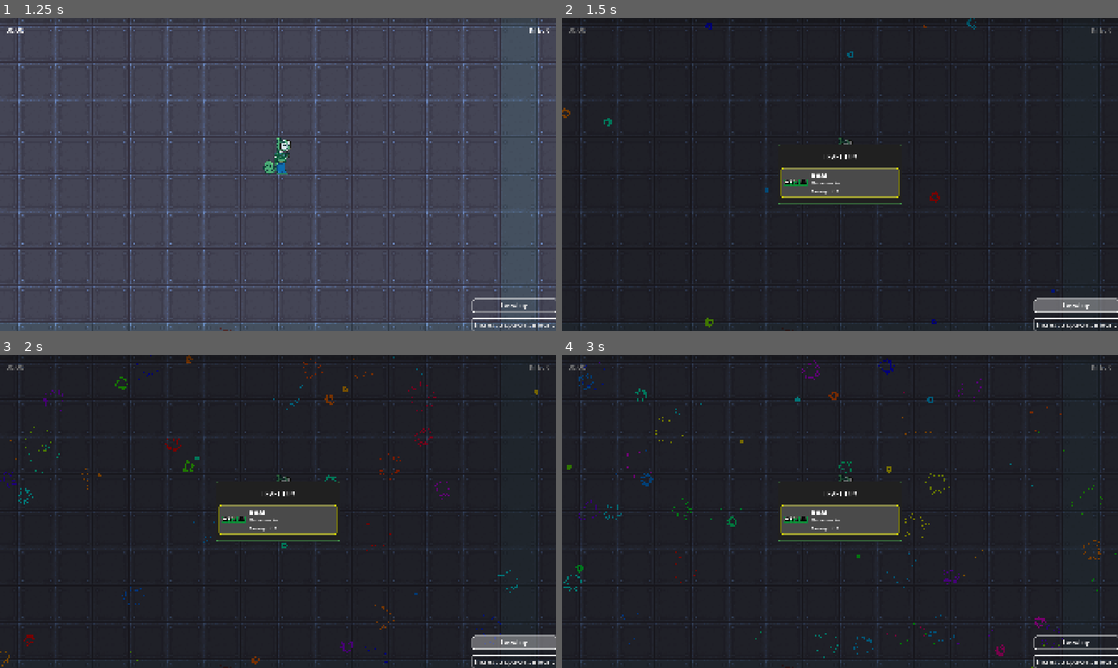
Above: before the commit, frames 1-4 (two rows, left to right).
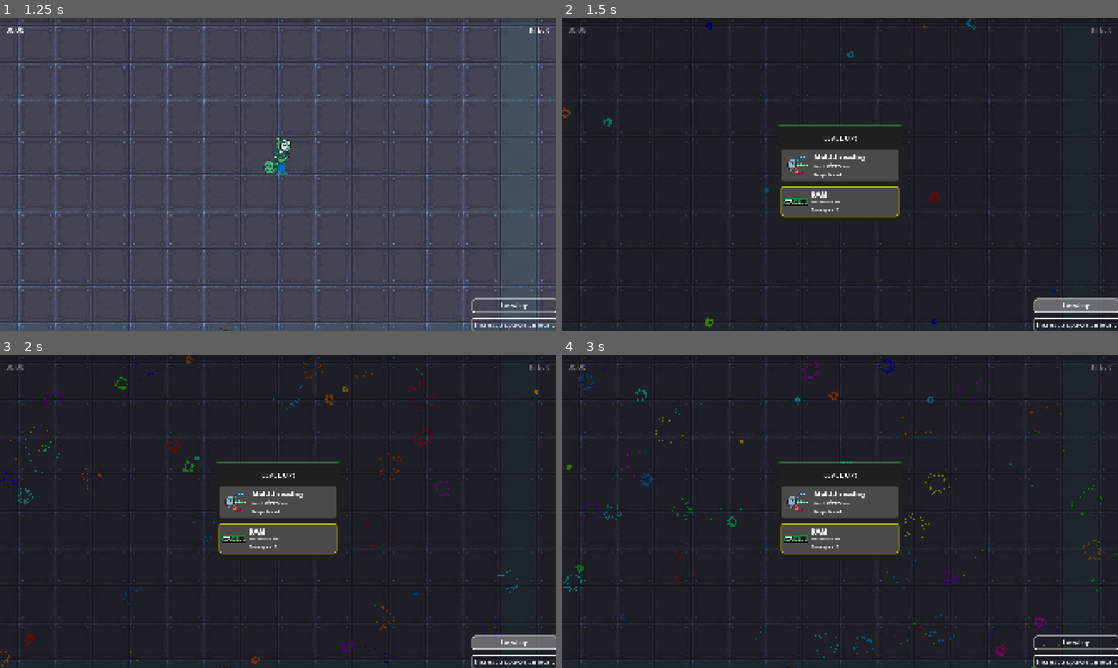
Above: after the commit, the same moments.

Repository: jcronenberg/hackweek-survivor
Game: Godot game, scene res://src/menu/menu.tscn
Same seed, same stepped clock (60 frames per second), same inputs: the game is played once before the commit and once after it.
Inputs (mouse positions are in pixels of both pictures, inside the frame that each line leads up to):
- Up to frame 1 (1.25 s): click "Play Game" at 0.5 s
- Up to frame 2 (1.5 s): click "Level up" at 1.25 s
- Up to frame 3 (2 s): no input
- Up to frame 4 (3 s): move the mouse to (962, 495) at 2.02 s; hold Right (ui_right) 2.03-2.78 s; move the mouse to (728, 527) at 2.77 s; hold Down (ui_down) from 2.78 s (still down)

Frame 1 is identical in both runs. In frame 2, 3.5% of the frame differs, in the area x 38-62%, y 34-66%; in frame 3, 3.5%; in frame 4, 3.6%.

Commit message:
Add overclocking upgrade

Diff:
--- a/src/items/loot_table.gd
+++ b/src/items/loot_table.gd
@@ -3,3 +3,36 @@
 
 @export var weapons: Array[Weapon]
 @export var upgrades: Array[UpgradeItem]
+
+
+func get_possible_upgrades(amount: int) -> Array:
+	var available_items: Array = []
+	available_items.append_array(weapons.duplicate())
+	available_items.append_array(upgrades.duplicate())
+	var ret: Array = []
+	for i in amount:
+		var pick = null
+		while not pick or ret.has(pick):
+			if available_items.size() <= 0:
+				return ret
+			pick = available_items.pick_random()
+			if (pick is Weapon and not pick.get_next_upgrade()) or \
+				(pick is UpgradeItem and pick.level == pick.max_level):
+				available_items.erase(pick)
+				pick = null
+
+		ret.append(pick)
+		available_items.erase(pick)
+
+	return ret
+
+
+func calculate_max_level() -> int:
+	var ret: int = 0
+	for weapon in weapons:
+		ret += weapon.upgrades.size()
+
+	for upgrade in upgrades:
+		ret += upgrade.max_level
+
+	return ret
--- a/src/items/upgrade_item.gd
+++ b/src/items/upgrade_item.gd
@@ -1,13 +1,24 @@
 class_name UpgradeItem
 extends Resource
+
+signal leveled_up
 
 @export var icon: CompressedTexture2D
 @export var item_name: String
 @export var flavor_text: String
+@export var description: String
 @export var mod_fire_rate: float = 0.0
 @export var mod_damage: int = 0
 @export var mod_area_multiplier: float = 0.0
 @export var mod_projectiles: int = 0
 @export var max_level: int = 1
 
-var level: int = 1
+var level: int = 0
+
+
+func level_up() -> void:
+	if level == 0: # Upgrade is being added
+		Global.get_player().add_upgrade_item(self)
+
+	level += 1
+	leveled_up.emit()
--- a/src/items/upgrades.gd
+++ b/src/items/upgrades.gd
@@ -11,7 +11,11 @@
 
 func update_modifiers() -> void:
 	for upgrade in upgrades:
-		mod_fire_rate += upgrade.mod_fire_rate * upgrade.level
-		mod_damage += upgrade.mod_damage * upgrade.level
-		mod_area_multiplier += upgrade.mod_area_multiplier * upgrade.level
-		mod_projectiles += upgrade.mod_projectiles * upgrade.level
+		if upgrade.mod_fire_rate != 0:
+			mod_fire_rate = upgrade.mod_fire_rate * upgrade.level
+		if upgrade.mod_damage != 0:
+			mod_damage = upgrade.mod_damage * upgrade.level
+		if upgrade.mod_area_multiplier != 0:
+			mod_area_multiplier = upgrade.mod_area_multiplier * upgrade.level
+		if upgrade.mod_projectiles != 0:
+			mod_projectiles = upgrade.mod_projectiles * upgrade.level
--- a/src/items/weapon.gd
+++ b/src/items/weapon.gd
@@ -16,6 +16,7 @@
 
 var fire_rate_delta_time: float = 0.0
 var level: int = 0
+var player_upgrades: Upgrades = null
 var max_level: int:
 	get():
 		return upgrades.size() - 1
@@ -59,6 +60,30 @@
 	push_power += upgrade.mod_push_power
 
 
+func get_fire_rate() -> float:
+	if player_upgrades:
+		return fire_rate - player_upgrades.mod_fire_rate
+	return fire_rate
+
+
+func get_damage() -> int:
+	if player_upgrades:
+		return damage + player_upgrades.mod_damage
+	return damage
+
+
+func get_area_multiplier() -> float:
+	if player_upgrades:
+		return area_multiplier + player_upgrades.mod_area_multiplier
+	return area_multiplier
+
+
+func get_projectiles() -> int:
+	if player_upgrades:
+		return projectiles + player_upgrades.mod_projectiles
+	return projectiles
+
+
 func get_next_upgrade() -> WeaponUpgrade:
 	return upgrades[level + 1] if level < max_level else null
 
--- a/src/items/weapon_ram.gd
+++ b/src/items/weapon_ram.gd
@@ -22,20 +22,20 @@
 
 	var direction: Vector2 = global_position.direction_to(target.global_position).normalized()
 
-	if projectiles == 1:
+	if get_projectiles() == 1:
 		_shoot_ram_at(direction)
 		return
 
 	var cur_angle: float = -spread * ((projectiles - 1) / 2.0)
 
-	for _i in projectiles:
+	for _i in get_projectiles():
 		_shoot_ram_at(direction.rotated(deg_to_rad(cur_angle)))
 		cur_angle += spread
 
 
 func _shoot_ram_at(direction: Vector2) -> void:
 	var projectile: RamStick = RAM_STICK.instantiate()
-	projectile.damage = damage
+	projectile.damage = get_damage()
 	projectile.speed = projectile_speed
 	projectile.push_power = push_power
 	projectile.direction = direction
--- a/src/player/player.gd
+++ b/src/player/player.gd
@@ -9,15 +9,18 @@
 @export var level_requirement: int = 20
 @export var level_scaling: float = 1.2
 @export var weapons: Array[Weapon] = []
-@export var upgrades: Upgrades
+@export var upgrades: Upgrades = Upgrades.new()
 @export var tmp: Array[UpgradeItem]
 @export var xp: int = 0:
 	set(value):
 		xp = value
+		if level >= max_level:
+			return
 		Global.get_ui().set_xp_amount(value)
 		if value >= next_level:
 			level_requirement = int(level_requirement * level_scaling)
 			next_level += level_requirement
+			level += 1
 			Global.get_ui().show_upgrade()
 
 @onready var player_sprite: Sprite2D = $PlayerSprite
@@ -25,6 +28,8 @@
 var collided_enemies: Array[Enemy] = []
 var damage_delta_time: float = 0.0
 var damage_tween: Tween
+var level: int = 1
+var max_level: int = 0
 var next_level: int = 20:
 	set(value):
 		Global.get_ui().set_max_xp(value)
@@ -33,6 +38,7 @@
 
 func _ready() -> void:
 	add_weapon(Global.loot_table.weapons[0])
+	max_level = Global.loot_table.calculate_max_level()
 
 
 func _physics_process(delta: float) -> void:
@@ -43,7 +49,13 @@
 func add_weapon(weapon: Weapon) -> void:
 	weapons.append(weapon)
 	weapon.owner = null
+	weapon.player_upgrades = upgrades
 	weapon.reparent(self)
+
+
+func add_upgrade_item(upgrade: UpgradeItem) -> void:
+	upgrades.upgrades.append(upgrade)
+	upgrade.leveled_up.connect(upgrades.update_modifiers)
 
 
 func _move() -> void:
--- a/src/ui/upgrade_item_entry.gd
+++ b/src/ui/upgrade_item_entry.gd
@@ -4,13 +4,14 @@
 signal pressed
 
 
-func init(weapon: Weapon) -> void:
-	var upgrade: WeaponUpgrade = weapon.get_next_upgrade()
-	%Name.text = "[b]%s[/b]" % weapon.item_name
-	%FlavorText.text = "[i]%s[/i]" % weapon.flavor_text
-	%UpgradeText.text = upgrade.description
-	%WeaponIcon.texture = weapon.icon
-	pressed.connect(weapon.level_up)
+func init(upgrade) -> void:
+	%Name.text = "[b]%s[/b]" % upgrade.item_name
+	%FlavorText.text = "[i]%s[/i]" % upgrade.flavor_text
+	%WeaponIcon.texture = upgrade.icon
+	if upgrade is Weapon:
+		%UpgradeText.text = upgrade.get_next_upgrade().description
+
+	pressed.connect(upgrade.level_up)
 
 
 func _on_button_pressed() -> void:
--- a/src/ui/upgrade_menu.gd
+++ b/src/ui/upgrade_menu.gd
@@ -6,15 +6,14 @@
 
 
 func _ready() -> void:
-	add_upgrade()
+	var upgrades: Array = Global.loot_table.get_possible_upgrades(2)
+	for upgrade in upgrades:
+		add_upgrade(upgrade)
 
 
-func add_upgrade() -> void:
+func add_upgrade(upgrade) -> void:
 	var item: UpgradeItemEntry = ITEM.instantiate()
-
-	# hardcoded for now
-	item.init(Global.get_player().weapons[0])
-
+	item.init(upgrade)
 	item.pressed.connect(item_selected.emit)
 	%ItemContainer.add_child(item)
 	item.grab_focus()
Binary file added: assets/sprites/overclocking.png
Not shown, added: assets/sprites/overclocking.png.import
